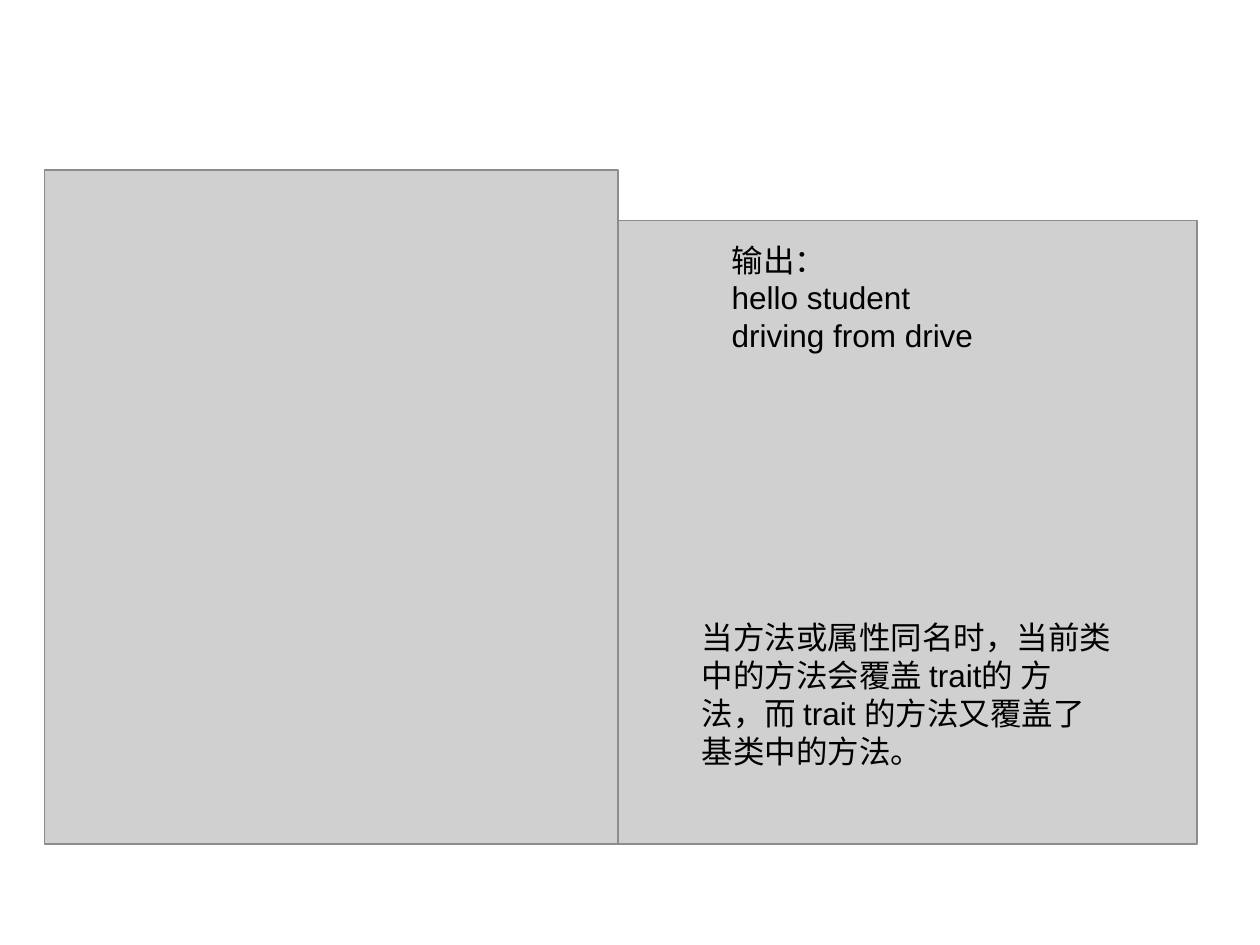
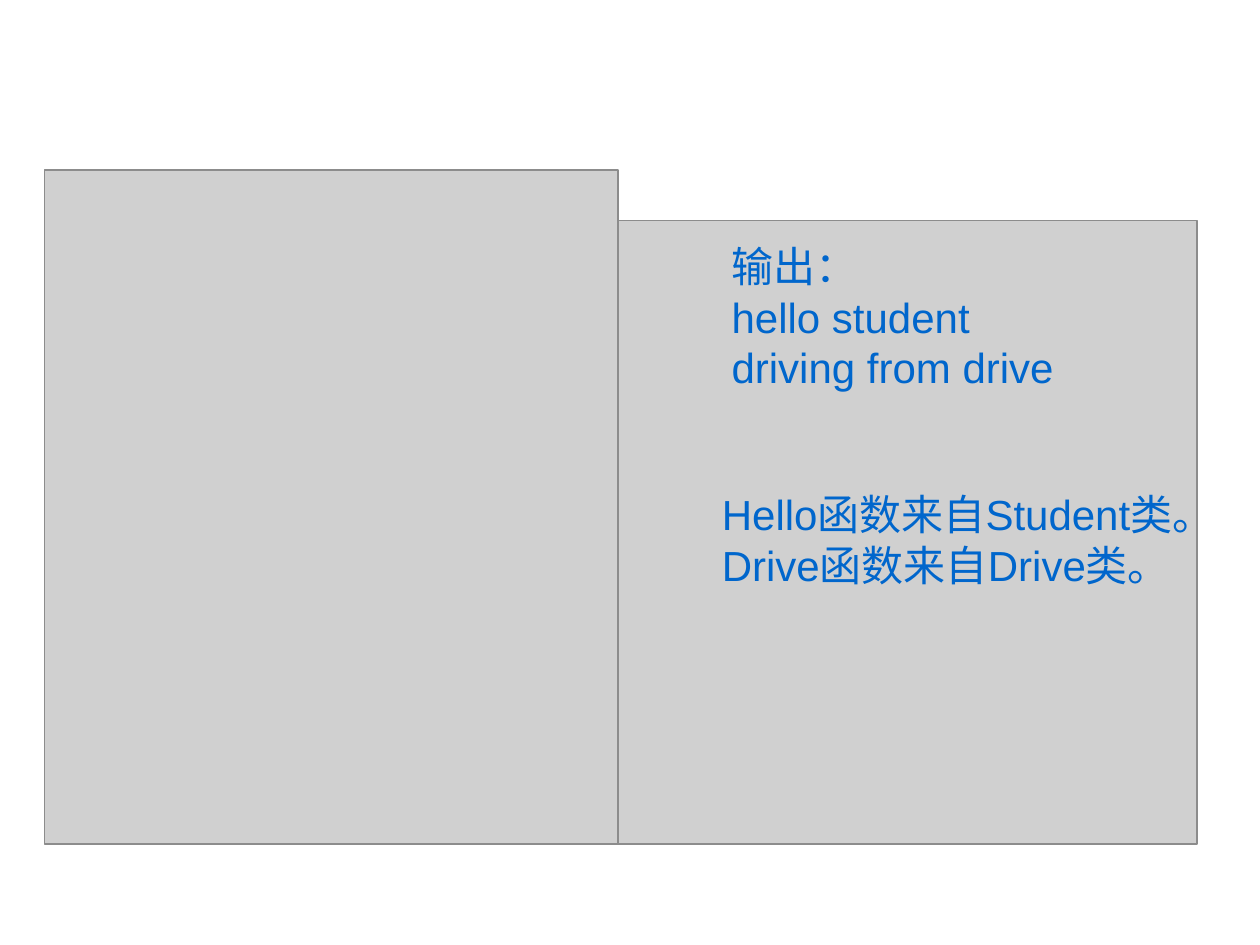
Before and after one commit to 2017-CompilerH-a3/Teamwork-Traits, a slide deck: slide 30 of trait.ppt (slide 22 before the commit). Drawn at 1260x945 pixels with LibreOffice and Linux fonts; fonts in the diff are those of the drawing; grey boxes stand for pictures; background and template pictures are left out. Boxes give left, top, right and bottom in pixels: in the first picture for what was removed or moved away, otherwise in the second. Text is boxed around its words. In the diff, an @@ line names an element or a change of style, - is before the commit and + after.

```diff
--- a/trait.ppt
+++ b/trait.ppt
@@ text "输出：" at [732, 246, 1054, 391]: size 18 to 24 pt, text colour #000000 to #0066CC @@
@@ text added at [722, 497, 1214, 585], 24 pt, text #0066CC @@
+Hello函数来自Student类。
+Drive函数来自Drive类。
@@ text removed at [702, 622, 1112, 766] @@
-当方法或属性同名时，当前类中的方法会覆盖 trait的 方法，而 trait 的方法又覆盖了基类中的方法。
```
Also in this commit, not shown: 6 other slides changed, 14 slides added, 4 slides removed.
